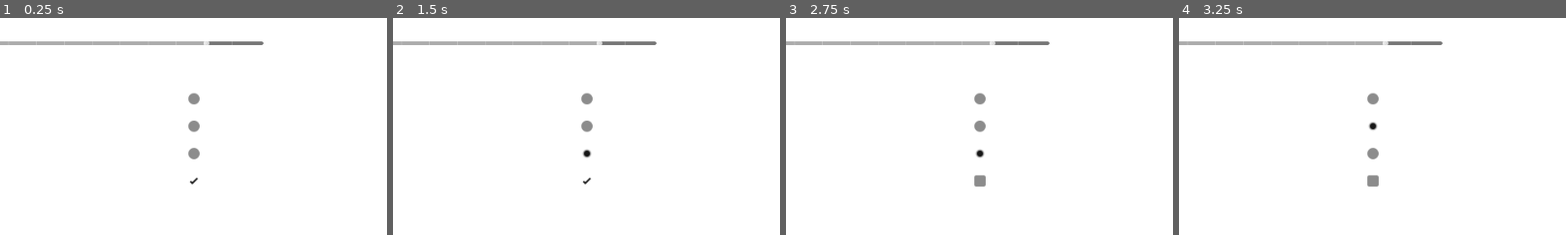
Above: before the commit, frames 1-4 (left to right).
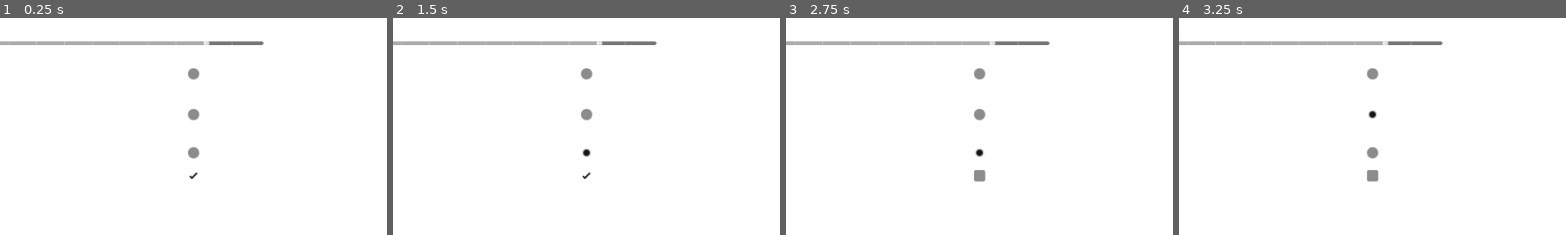
Above: after the commit, the same moments.

Repository: Wpan0n/_HiddenPaws_
Game: Godot game, scene res://Scenes/options_menu.tscn
Same seed, same stepped clock (60 frames per second), same inputs: the game is played once before the commit and once after it. This scene is started directly instead of the project's main scene.
Inputs (mouse positions are % of the whole screen's width and height, from its top left; square brackets give the same spot before the commit, where the layout moved):
- Up to frame 1 (0.25 s): no input
- Up to frame 2 (1.5 s): click (66, 61) [66, 64] at 0.5 s; click (66, 70) at 1.25 s
- Up to frame 3 (2.75 s): click (66, 75) [66, 77] at 2 s
- Up to frame 4 (3.25 s): click (66, 61) [66, 64] at 2.75 s
The pictures show only the part of the screen within x 41-91%, y 39-89%; the shares and areas given below are measured in that part.

The runs differ from the first frame. In frame 1, 0.6% of the frame differs, in the area x 48-52%, y 23-77%; in frame 2, 0.6%; in frame 3, 0.7%, in the area x 48-52%, y 23-78%; in frame 4, 0.6%.

Commit message:
fixed the button line up
window buttons arent 100%

Diff:
--- a/Scenes/options_menu.tscn
+++ b/Scenes/options_menu.tscn
@@ -139,42 +139,6 @@
 theme_override_font_sizes/font_size = 32
 action_mode = 0
 text = "Back"
-
-[node name="Checks" type="VBoxContainer" parent="."]
-layout_mode = 1
-anchors_preset = 6
-anchor_left = 1.0
-anchor_top = 0.5
-anchor_right = 1.0
-anchor_bottom = 0.5
-offset_left = -672.0
-offset_top = 69.0
-offset_right = -656.0
-offset_bottom = 176.0
-grow_horizontal = 0
-grow_vertical = 2
-scale = Vector2(2, 2)
-theme_override_constants/separation = 10
-
-[node name="Fullscreen" type="CheckBox" parent="Checks"]
-layout_mode = 2
-theme = ExtResource("5_ugnno")
-button_group = ExtResource("7_twvdu")
-
-[node name="Borderless" type="CheckBox" parent="Checks"]
-layout_mode = 2
-theme = ExtResource("5_ugnno")
-button_group = ExtResource("7_twvdu")
-
-[node name="Windowed" type="CheckBox" parent="Checks"]
-layout_mode = 2
-theme = ExtResource("5_ugnno")
-button_group = ExtResource("7_twvdu")
-
-[node name="VSync" type="CheckBox" parent="Checks"]
-layout_mode = 2
-theme = ExtResource("5_ugnno")
-button_pressed = true
 
 [node name="VBoxContainer" type="VBoxContainer" parent="."]
 layout_mode = 1
@@ -195,6 +159,16 @@
 text = "Fullscreen
 "
 
+[node name="Fullscreen" type="CheckBox" parent="VBoxContainer/FullScreenLabel"]
+layout_mode = 2
+offset_left = 707.0
+offset_top = 4.0
+offset_right = 723.0
+offset_bottom = 28.0
+scale = Vector2(2, 2)
+theme = ExtResource("5_ugnno")
+button_group = ExtResource("7_twvdu")
+
 [node name="BorderlessLabel" type="Label" parent="VBoxContainer"]
 layout_mode = 2
 theme_override_colors/font_color = Color(0, 0, 0, 1)
@@ -203,12 +177,32 @@
 text = "Borderless
 "
 
+[node name="Borderless" type="CheckBox" parent="VBoxContainer/BorderlessLabel"]
+layout_mode = 2
+offset_left = 707.0
+offset_top = 4.0
+offset_right = 723.0
+offset_bottom = 28.0
+scale = Vector2(2, 2)
+theme = ExtResource("5_ugnno")
+button_group = ExtResource("7_twvdu")
+
 [node name="WindowedLabel" type="Label" parent="VBoxContainer"]
 layout_mode = 2
 theme_override_colors/font_color = Color(0, 0, 0, 1)
 theme_override_fonts/font = ExtResource("1_3yxio")
 theme_override_font_sizes/font_size = 32
 text = "Windowed"
+
+[node name="Windowed" type="CheckBox" parent="VBoxContainer/WindowedLabel"]
+layout_mode = 2
+offset_left = 707.0
+offset_top = -2.0
+offset_right = 723.0
+offset_bottom = 22.0
+scale = Vector2(2, 2)
+theme = ExtResource("5_ugnno")
+button_group = ExtResource("7_twvdu")
 
 [node name="VSyncLabel2" type="Label" parent="VBoxContainer"]
 layout_mode = 2
@@ -217,6 +211,16 @@
 theme_override_font_sizes/font_size = 32
 text = "VSync
 "
+
+[node name="VSync" type="CheckBox" parent="VBoxContainer/VSyncLabel2"]
+layout_mode = 2
+offset_left = 707.0
+offset_top = 4.0
+offset_right = 723.0
+offset_bottom = 28.0
+scale = Vector2(2, 2)
+theme = ExtResource("5_ugnno")
+button_pressed = true
 
 [node name="Sprite2D" type="Sprite2D" parent="."]
 position = Vector2(963, 118.811)
@@ -228,8 +232,7 @@
 [connection signal="mouse_exited" from="AudioOptions/VBoxContainer/SfxSlider" to="AudioOptions" method="_on_sfx_slider_mouse_exited"]
 [connection signal="value_changed" from="AudioOptions/VBoxContainer/BrightnessSlider" to="." method="_on_brightness_slider_value_changed"]
 [connection signal="pressed" from="Back_Button" to="." method="_on_back_button_pressed"]
-[connection signal="toggled" from="Checks/Fullscreen" to="." method="_on_fullscreen_toggled"]
-[connection signal="toggled" from="Checks/Borderless" to="." method="_on_borderless_toggled"]
-[connection signal="toggled" from="Checks/Windowed" to="." method="_on_windowed_toggled"]
-[connection signal="toggled" from="Checks/Windowed" to="." method="_on_borderless_toggled"]
-[connection signal="toggled" from="Checks/VSync" to="." method="_on_v_sync_toggled"]
+[connection signal="toggled" from="VBoxContainer/FullScreenLabel/Fullscreen" to="." method="_on_fullscreen_toggled"]
+[connection signal="toggled" from="VBoxContainer/BorderlessLabel/Borderless" to="." method="_on_borderless_toggled"]
+[connection signal="toggled" from="VBoxContainer/WindowedLabel/Windowed" to="." method="_on_windowed_toggled"]
+[connection signal="toggled" from="VBoxContainer/VSyncLabel2/VSync" to="." method="_on_v_sync_toggled"]
--- a/Scripts/options_menu.gd
+++ b/Scripts/options_menu.gd
@@ -10,7 +10,8 @@
 	"fullscreen": false,
 	"borderless": false,
 	"vsync": false,
-	"brightness": 1.0
+	"brightness": 1.0,
+	"windowed": false
 }
 
 # UI State Tracking
@@ -21,16 +22,16 @@
 	}
 }
 
-const level_music = preload("res://assets/Sfx_Music/inspiring-technology-143299.mp3")
+#const level_music = preload("res://assets/Sfx_Music/inspiring-technology-143299.mp3") # REMOVED
 
 @onready var master_slider = $AudioOptions/VBoxContainer/MasterSlider
 @onready var brightness_slider = $AudioOptions/VBoxContainer/BrightnessSlider
-@onready var fullscreen_button = $Checks/Fullscreen
-@onready var borderless_button = $Checks/Borderless
-@onready var windowed_button = $Checks/Windowed
-@onready var vsync_button = $Checks/VSync
+@onready var fullscreen_button = $VBoxContainer/Fullscreen
+@onready var borderless_button = $VBoxContainer/Borderless
+@onready var windowed_button = $VBoxContainer/Windowed
+@onready var vsync_button = $VBoxContainer/VSync
 @onready var back_button = $Back_Button
-@onready var level_music_player = $AudioStreamPlayer
+#@onready var level_music_player = $Sprite2D # REMOVED
 
 func _ready():
 	print("Options menu ready, loading settings...")
@@ -53,7 +54,7 @@
 	config.set_value("display", "borderless", settings["borderless"])
 	config.set_value("display", "vsync", settings["vsync"])
 	config.set_value("display", "brightness", settings["brightness"])
-	config.set_value("ui_state", "slider_positions", ui_state["slider_positions"])  # Save UI state
+	config.set_value("display", "ui_state", ui_state["slider_positions"])  # Save UI state
 	var err = config.save(SAVE_PATH)
 	if err != OK:
 		print("Error saving settings: ", err)
@@ -69,7 +70,8 @@
 		settings["borderless"] = config.get_value("display", "borderless", false)
 		settings["vsync"] = config.get_value("display", "vsync", false)
 		settings["brightness"] = config.get_value("display", "brightness", 1.0)
-		ui_state["slider_positions"] = config.get_value("ui_state", "slider_positions", {  # Load UI state
+		settings["windowed"] = config.get_value("display", "windowed", false)
+		ui_state["slider_positions"] = config.get_value("display", "ui_state", {  # Load UI state
 			"master": settings["audio_master_volume"],
 			"brightness": settings["brightness"]
 		})
@@ -86,12 +88,16 @@
 
 	var master_db = linear_to_db(settings["audio_master_volume"])
 	AudioServer.set_bus_volume_db(0, master_db)
-	if level_music_player:
-		level_music_player.volume_db = master_db
+	#if level_music_player: # REMOVED
+	#	level_music_player.volume_db = master_db # REMOVED
 
-	DisplayServer.window_set_mode(DisplayServer.WINDOW_MODE_FULLSCREEN if settings["fullscreen"] else DisplayServer.WINDOW_MODE_WINDOWED)
-	if settings["borderless"]:
+	if settings["fullscreen"]:
+		DisplayServer.window_set_mode(DisplayServer.WINDOW_MODE_FULLSCREEN)
+	elif settings["borderless"]:
 		DisplayServer.window_set_mode(DisplayServer.WINDOW_MODE_EXCLUSIVE_FULLSCREEN)
+	elif settings["windowed"]:
+		DisplayServer.window_set_mode(DisplayServer.WINDOW_MODE_WINDOWED)
+
 	DisplayServer.window_set_vsync_mode(DisplayServer.VSYNC_ENABLED if settings["vsync"] else DisplayServer.VSYNC_DISABLED)
 	GlobalWorldEnvironment.environment.adjustment_brightness = settings["brightness"]
 
@@ -101,8 +107,8 @@
 	settings["audio_master_volume"] = value         # Update functional value
 	var master_db = linear_to_db(value)
 	AudioServer.set_bus_volume_db(0, master_db)
-	if level_music_player:
-		level_music_player.volume_db = master_db
+	#if level_music_player: # REMOVED
+	#	level_music_player.volume_db = master_db # REMOVED
 	save_settings()  # Autosave
 
 func _on_brightness_slider_value_changed(value):
@@ -113,15 +119,30 @@
 
 func _on_fullscreen_toggled(button_pressed):
 	settings["fullscreen"] = button_pressed
-	save_settings()  # Autosave
+	settings["borderless"] = false  # Ensure mutual exclusivity
+	settings["windowed"] = false
+	apply_settings()
+	save_settings()
 
 func _on_borderless_toggled(button_pressed):
 	settings["borderless"] = button_pressed
-	save_settings()  # Autosave
+	settings["fullscreen"] = false
+	settings["windowed"] = false
+	apply_settings()
+	save_settings()
+
+func _on_windowed_toggled(button_pressed):
+	settings["windowed"] = button_pressed
+	settings["fullscreen"] = false
+	settings["borderless"] = false
+	apply_settings()
+	save_settings()
 
 func _on_v_sync_toggled(button_pressed):
 	settings["vsync"] = button_pressed
-	save_settings()  # Autosave
+	DisplayServer.window_set_vsync_mode(DisplayServer.VSYNC_ENABLED if settings["vsync"] else DisplayServer.VSYNC_DISABLED)
+	apply_settings()
+	save_settings()
 
 func _on_back_button_pressed():
 	print("Back button pressed, changing scene to main menu")
